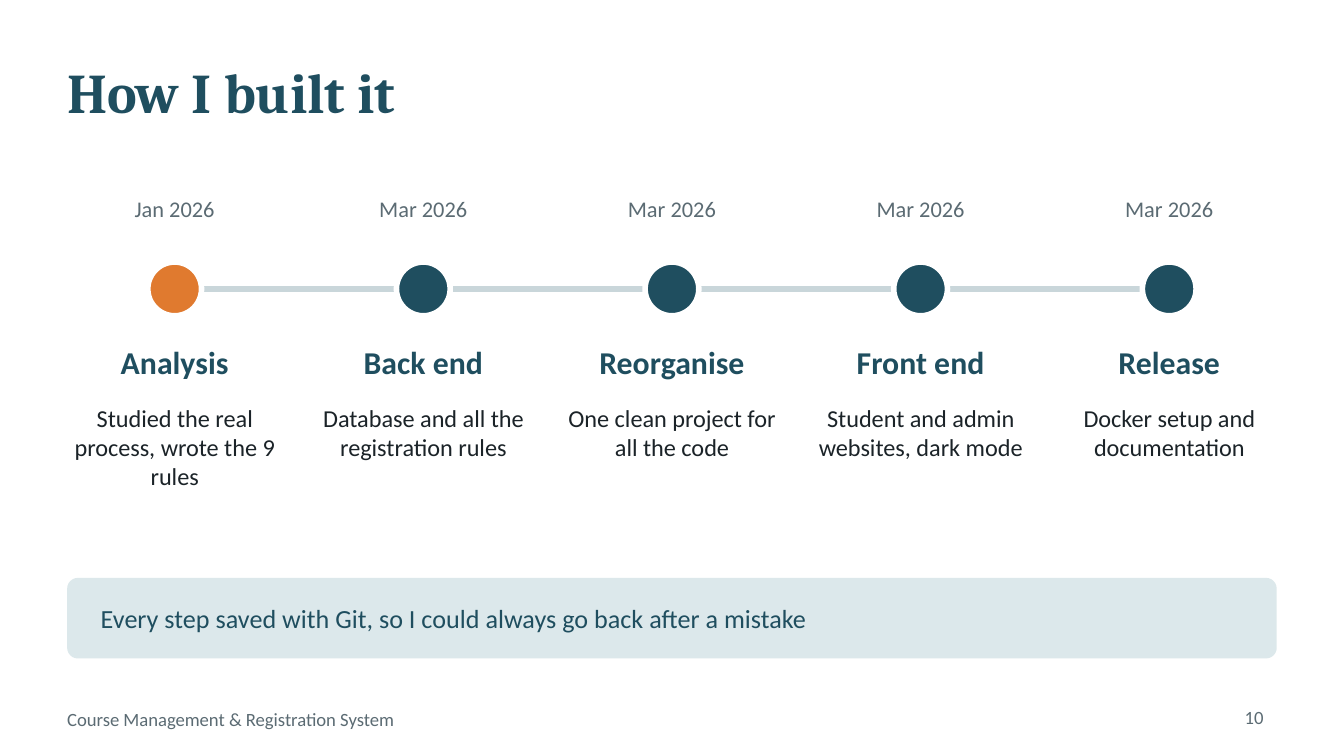
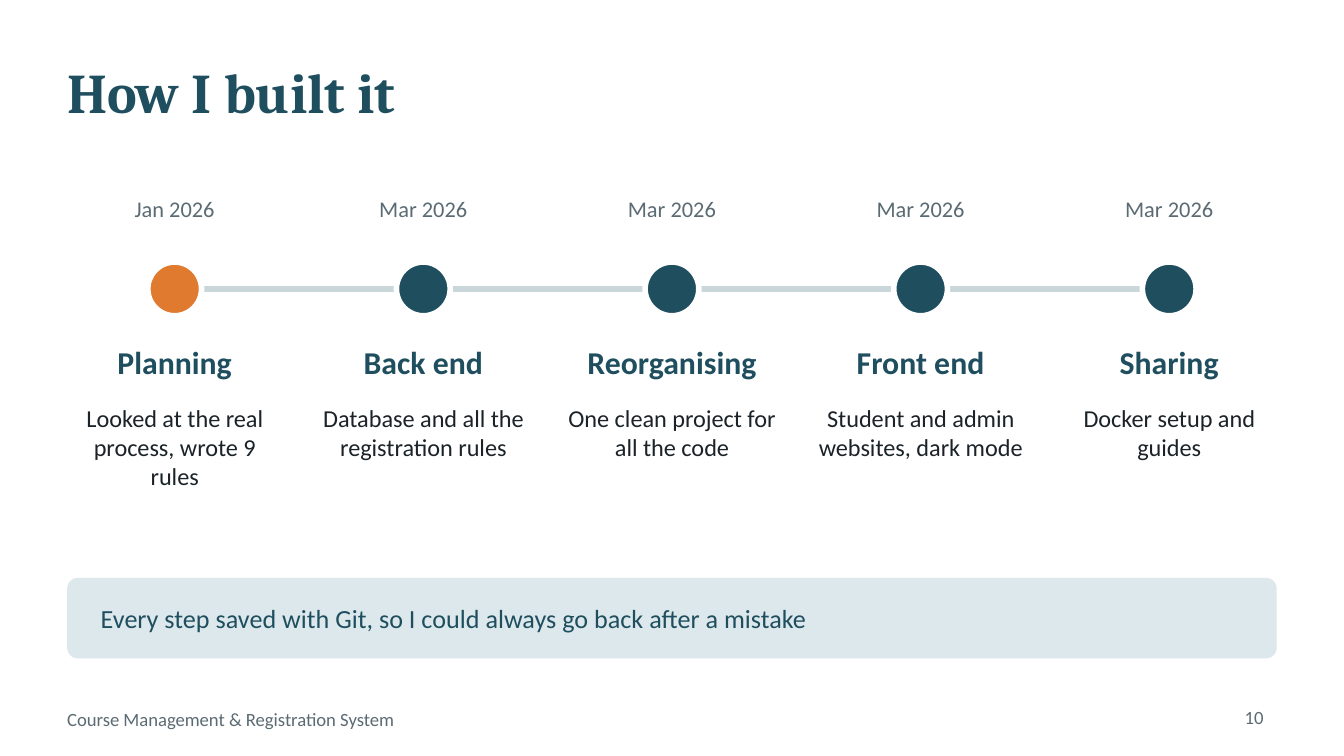
Before and after one commit to JustALog/Course-management-system, a slide deck: slide 10 of report/presentation.pptx. Drawn at 1344x756 pixels with LibreOffice and Linux fonts; fonts in the diff are those of the drawing. Boxes give left, top, right and bottom in pixels: in the first picture for what was removed or moved away, otherwise in the second. Text is boxed around its words. In the diff, an @@ line names an element or a change of style, - is before the commit and + after.

```diff
--- a/report/presentation.pptx
+++ b/report/presentation.pptx
@@ text at box(117, 351, 231, 380): text changed @@
-Analysis
+Planning
@@ text at box(587, 351, 756, 380): text changed @@
-Reorganise
+Reorganising
@@ text at box(1120, 351, 1219, 380): text changed @@
-Release
+Sharing
@@ text at box(86, 410, 263, 485): text changed @@
-Studied the real process, wrote the 9 rules
+Looked at the real process, wrote 9 rules
@@ text at box(1084, 410, 1255, 460): text changed @@
-Docker setup and documentation
+Docker setup and guides
```
Also in this commit, not shown: 3 other slides changed, 4 other files.
